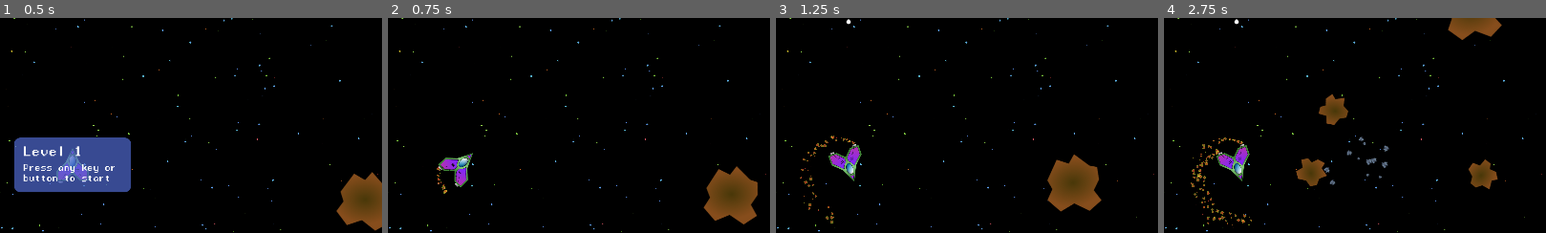
Above: before the commit, frames 1-4 (left to right).
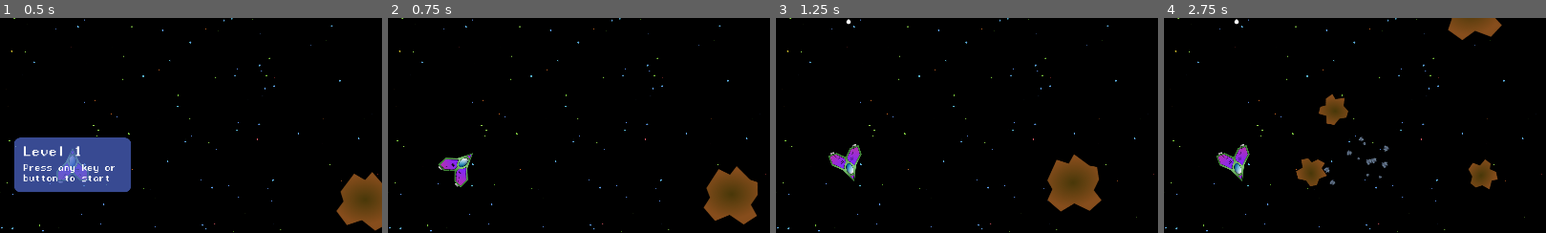
Above: after the commit, the same moments.

Repository: avrame/space-rocks-godot
Game: Godot game, scene res://Scenes/main.tscn
The game is run twice, just before and just after one commit, with the same random seed, the same clock (stepped at 60 frames per second) and the same inputs. Sound files missing from this copy of the repository are replaced by a short silence.
Inputs:
- Up to frame 1 (0.5 s): no input
- Up to frame 2 (0.75 s): tap Enter at 0.5 s; hold Right (rotate-right) from 0.53 s (still down); hold Space (fire) from 0.53 s (still down)
- Up to frame 3 (1.25 s): keep holding Right (rotate-right); keep holding Space (fire)
- Up to frame 4 (2.75 s): release Right (rotate-right) at 1.28 s; release Space (fire) at 1.28 s; hold Left (rotate-left) 1.28-2.03 s; tap Space (fire) at 1.35 s; hold Right (rotate-right) from 2.03 s (still down); hold Space (fire) from 2.03 s (still down)
The pictures show only the part of the screen within x 40-90%, y 16-66%; the shares and areas given below are measured in that part.

Frame 1 is identical in both runs. In frame 2, less than 0.1% of the frame differs, in the area x 12-16%, y 69-82%; in frame 3, 0.2%; in frame 4, 0.5%, in the area x 7-23%, y 55-97%.

Commit message:
Added controller support

Diff:
--- a/Scripts/level_start.gd
+++ b/Scripts/level_start.gd
@@ -7,8 +7,7 @@
 	process_mode = Node.PROCESS_MODE_WHEN_PAUSED
 	open()
 
-
-func _unhandled_key_input(event: InputEvent) -> void:
+func _input(event: InputEvent) -> void:
 	if visible:
 		visible = false
 		get_tree().paused = false
--- a/Scripts/pause_menu.gd
+++ b/Scripts/pause_menu.gd
@@ -1,12 +1,13 @@
 extends CenterContainer
 
 @onready var GameOver = get_node("/root/Main/GameOver")
+@onready var LevelStart = get_node("/root/Main/LevelStart")
 # Called when the node enters the scene tree for the first time.
 func _ready() -> void:
 	process_mode = Node.PROCESS_MODE_ALWAYS
 
-func _unhandled_key_input(event: InputEvent) -> void:
-	if event.is_action_pressed("pause") and not GameOver.visible:
+func _unhandled_input(event: InputEvent) -> void:
+	if event.is_action_pressed("pause") and not GameOver.visible and not LevelStart.visible:
 		if get_tree().paused:
 			get_tree().paused = false
 			visible = false
--- a/Scripts/space_ship.gd
+++ b/Scripts/space_ship.gd
@@ -33,17 +33,17 @@
 func _physics_process(delta):
 	if exploding:
 		return
-	if Input.is_action_pressed("rotate-left"):
-		var rotate_amount = delta * -ROTATION_SPEED
+
+	var rotate_input = Input.get_axis("rotate-left", "rotate-right")
+	var thrust_input = Input.get_action_strength("thrust")
+
+	if rotate_input != 0:
+		var rotate_amount = delta * rotate_input * ROTATION_SPEED
 		rotate(rotate_amount)
-		right_engine_stream.emitting = true
-	elif Input.is_action_pressed("rotate-right"):
-		var rotate_amount = delta * ROTATION_SPEED
-		rotate(rotate_amount)
-		left_engine_stream.emitting = true
+		#right_engine_stream.emitting = true
 
-	if Input.is_action_pressed("thrust"):
-		velocity = velocity + Vector2.UP.rotated(rotation) * THRUST_SPEED
+	if thrust_input != 0:
+		velocity += thrust_input * Vector2.UP.rotated(rotation) * THRUST_SPEED
 		velocity = velocity.limit_length(MAX_SPEED)
 		left_engine_stream.emitting = true
 		right_engine_stream.emitting = true
@@ -61,7 +61,7 @@
 		if collider_name == "AsteroidStaticBody" or collider_name == "EnemyShipStaticBody":
 			explode()
 
-func _unhandled_key_input(event: InputEvent) -> void:
+func _unhandled_input(event: InputEvent) -> void:
 	if event.is_action_pressed("fire") and not prevent_firing and not exploding:
 		prevent_firing = true
 		$PewPewSound.play()
@@ -70,6 +70,9 @@
 		bullet.scale = Vector2(1, 1)
 		owner.add_child(bullet)
 		$BulletTimer.start()
+
+func _input(event: InputEvent) -> void:
+	print(event)
 
 func explode():
 	exploding = true
--- a/project.godot
+++ b/project.godot
@@ -38,28 +38,37 @@
 "deadzone": 0.5,
 "events": [Object(InputEventKey,"resource_local_to_scene":false,"resource_name":"","device":0,"window_id":0,"alt_presse …(194 unchanged characters)…
 , Object(InputEventKey,"resource_local_to_scene":false,"resource_name":"","device":0,"window_id":0,"alt_pressed":false,"shift_pressed":false,"ctrl_pressed":false,"meta_pressed":false,"pressed":false,"keycode":0,"physical_keycode":65,"key_label":0,"unicode":0,"location":0,"echo":false,"script":null)
+, Object(InputEventJoypadMotion,"resource_local_to_scene":false,"resource_name":"","device":-1,"axis":0,"axis_value":-1.0,"script":null)
+, Object(InputEventJoypadButton,"resource_local_to_scene":false,"resource_name":"","device":-1,"button_index":13,"pressure":0.0,"pressed":false,"script":null)
 ]
 }
 rotate-right={
 "deadzone": 0.5,
 "events": [Object(InputEventKey,"resource_local_to_scene":false,"resource_name":"","device":0,"window_id":0,"alt_presse …(194 unchanged characters)…
 , Object(InputEventKey,"resource_local_to_scene":false,"resource_name":"","device":0,"window_id":0,"alt_pressed":false,"shift_pressed":false,"ctrl_pressed":false,"meta_pressed":false,"pressed":false,"keycode":0,"physical_keycode":68,"key_label":0,"unicode":0,"location":0,"echo":false,"script":null)
+, Object(InputEventJoypadMotion,"resource_local_to_scene":false,"resource_name":"","device":-1,"axis":0,"axis_value":1.0,"script":null)
+, Object(InputEventJoypadButton,"resource_local_to_scene":false,"resource_name":"","device":-1,"button_index":14,"pressure":0.0,"pressed":false,"script":null)
 ]
 }
 thrust={
 "deadzone": 0.5,
 "events": [Object(InputEventKey,"resource_local_to_scene":false,"resource_name":"","device":0,"window_id":0,"alt_presse …(194 unchanged characters)…
 , Object(InputEventKey,"resource_local_to_scene":false,"resource_name":"","device":0,"window_id":0,"alt_pressed":false,"shift_pressed":false,"ctrl_pressed":false,"meta_pressed":false,"pressed":false,"keycode":0,"physical_keycode":87,"key_label":0,"unicode":0,"location":0,"echo":false,"script":null)
+, Object(InputEventJoypadButton,"resource_local_to_scene":false,"resource_name":"","device":-1,"button_index":0,"pressure":0.0,"pressed":false,"script":null)
+, Object(InputEventJoypadMotion,"resource_local_to_scene":false,"resource_name":"","device":-1,"axis":5,"axis_value":1.0,"script":null)
 ]
 }
 fire={
 "deadzone": 0.5,
 "events": [Object(InputEventKey,"resource_local_to_scene":false,"resource_name":"","device":0,"window_id":0,"alt_presse …(189 unchanged characters)…
+, Object(InputEventJoypadButton,"resource_local_to_scene":false,"resource_name":"","device":-1,"button_index":10,"pressure":0.0,"pressed":false,"script":null)
+, Object(InputEventJoypadButton,"resource_local_to_scene":false,"resource_name":"","device":-1,"button_index":2,"pressure":0.0,"pressed":false,"script":null)
 ]
 }
 pause={
 "deadzone": 0.5,
 "events": [Object(InputEventKey,"resource_local_to_scene":false,"resource_name":"","device":0,"window_id":0,"alt_presse …(194 unchanged characters)…
+, Object(InputEventJoypadButton,"resource_local_to_scene":false,"resource_name":"","device":-1,"button_index":6,"pressure":0.0,"pressed":false,"script":null)
 ]
 }
 
